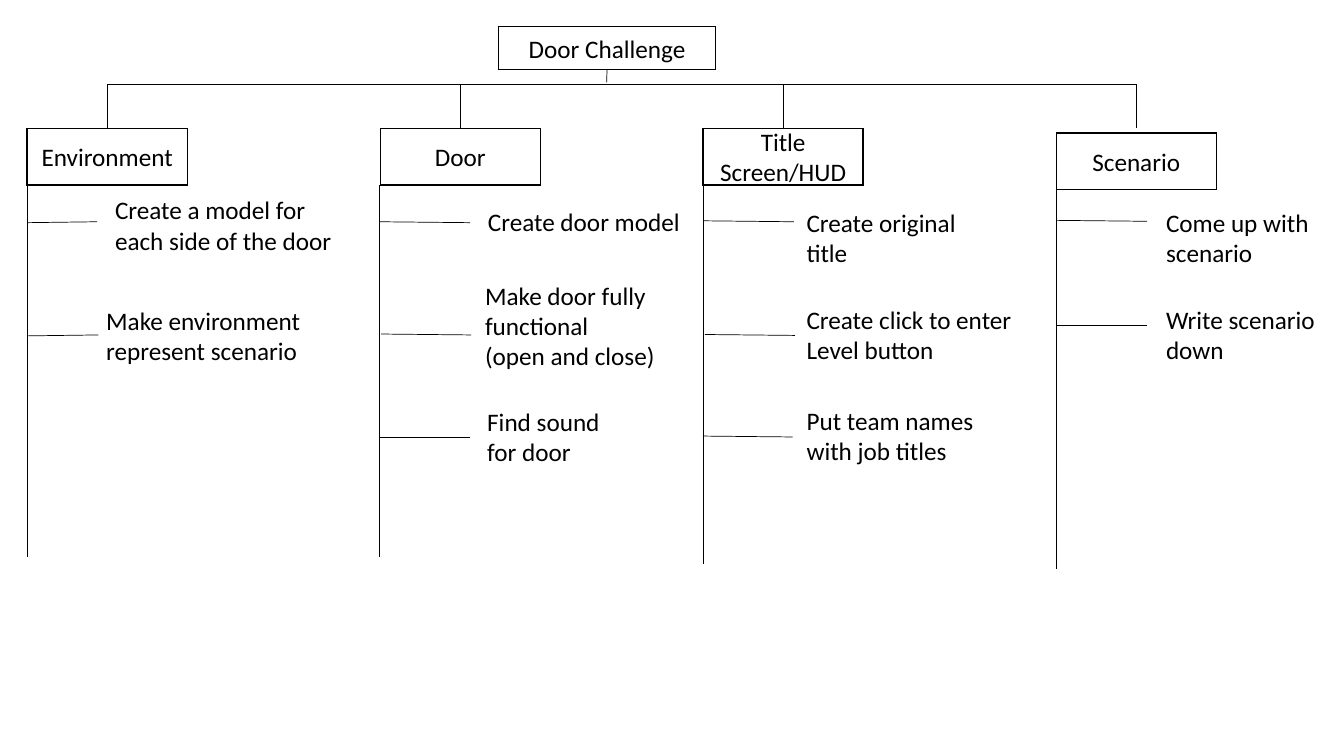
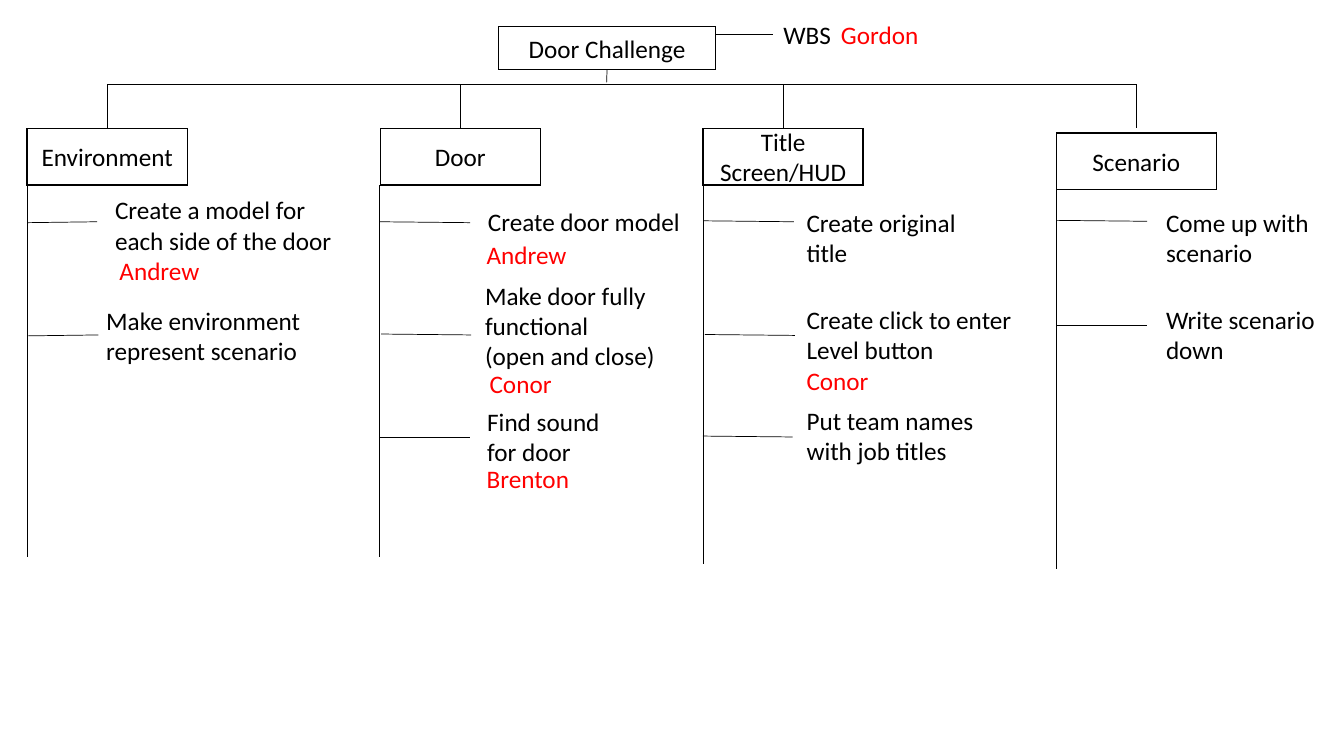
Before and after one commit to cdaly-hhs/DoorOpeningProject, a slide deck: slide 1 of docs/WBS.pptx. Drawn at 1344x756 pixels with LibreOffice and Linux fonts; fonts in the diff are those of the drawing. Boxes give left, top, right and bottom in pixels: in the first picture for what was removed or moved away, otherwise in the second. Text is boxed around its words. In the diff, an @@ line names an element or a change of style, - is before the commit and + after.

Commit message:
WBS - Edit1
a

```diff
--- a/docs/WBS.pptx
+++ b/docs/WBS.pptx
@@ text added at [783, 27, 831, 44], 18 pt, text #000000 @@
+WBS
@@ text added at [841, 26, 918, 44], 18 pt, text #FF0000 @@
+Gordon
@@ line added from (716, 35) to (773, 35), #000000 0.5 pt @@
@@ text added at [119, 262, 199, 280], 18 pt, text #FF0000 @@
+Andrew
@@ text added at [487, 246, 567, 264], 18 pt, text #FF0000 @@
+Andrew
@@ text added at [490, 376, 552, 393], 18 pt, text #FF0000 @@
+Conor
@@ text added at [807, 373, 869, 390], 18 pt, text #FF0000 @@
+Conor
@@ text added at [487, 471, 569, 488], 18 pt, text #FF0000 @@
+Brenton
```
